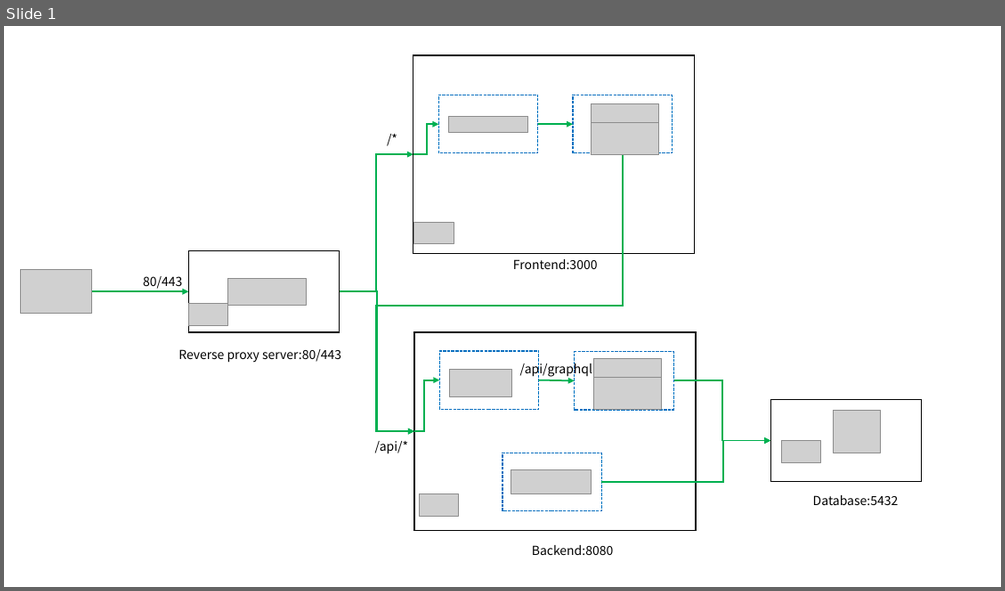
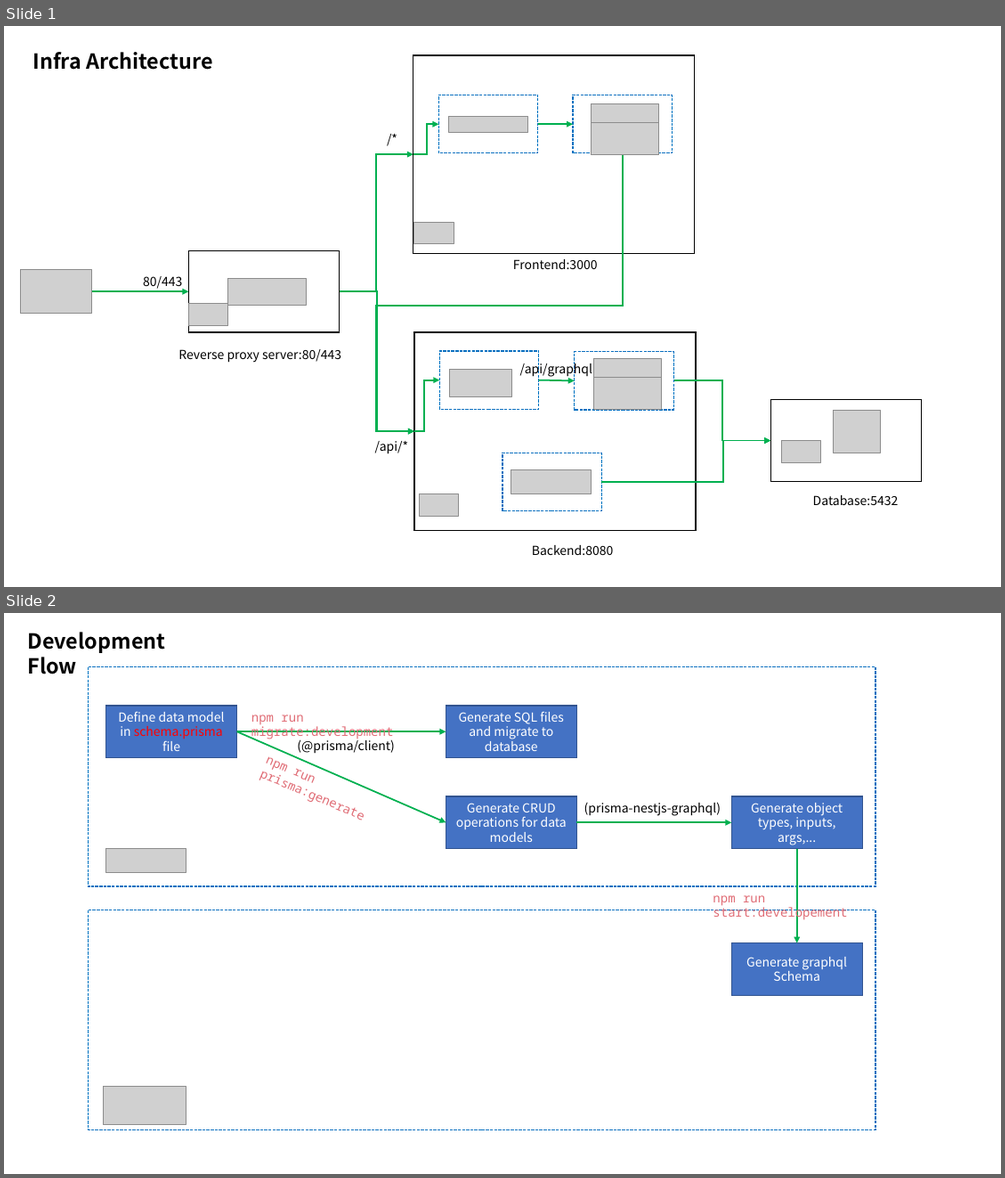
Before and after one commit to dukinfotech/nestjs-nextjs, a slide deck: docs/infra_architecture.pptx. Shown one above the other, each under a label of ours: slide 1 before the commit, slides 1 and 2 after it. The pictures are 1005x591 and 1005x1178 pixels, drawn with LibreOffice and Linux fonts; fonts in the diff are those of the drawing; grey boxes stand for pictures. Boxes give left, top, right and bottom in pixels: in the first picture for what was removed or moved away, otherwise in the second. Text is boxed around its words. In the diff, an @@ line names an element or a change of style, - is before the commit and + after.

Commit message:
generate models automatically

```diff
--- a/docs/infra_architecture.pptx
+++ b/docs/infra_architecture.pptx
@@ slide 2 added at (x1=4, y1=613, x2=1001, y2=1174), background #FFFFFF @@
@@ text added at (x1=28, y1=632, x2=166, y2=674), 20 pt, text #000000, bold @@
+Development Flow
@@ rectangle added at (x1=88, y1=666, x2=875, y2=887), outline #0070C0 1 pt dashed @@
@@ rectangle added at (x1=105, y1=706, x2=236, y2=758), fill #4472C4, outline #325491 1 pt, 12 pt, text #FFFFFF @@
+Define data model in schema.prisma file
@@ text added at (x1=251, y1=714, x2=393, y2=740), 12 pt, text #E06C75 @@
+npm run migrate:development
@@ rectangle added at (x1=446, y1=706, x2=577, y2=758), fill #4472C4, outline #325491 1 pt, 12 pt, text #FFFFFF @@
+Generate SQL files and migrate to database
@@ arrow added from (236, 732) to (446, 732), #00B050 1.5 pt @@
@@ arrow added from (236, 732) to (446, 822), #00B050 1.5 pt @@
@@ text added at (x1=297, y1=738, x2=394, y2=754), 12 pt, text #000000 @@
+(@prisma/client)
@@ text added at (x1=265, y1=752, x2=313, y2=785), 12 pt, text #E06C75 @@
+npm run prisma:generate
@@ rectangle added at (x1=446, y1=796, x2=577, y2=849), fill #4472C4, outline #325491 1 pt, 12 pt, text #FFFFFF @@
+Generate CRUD operations for data models
@@ rectangle added at (x1=732, y1=796, x2=863, y2=849), fill #4472C4, outline #325491 1 pt, 12 pt, text #FFFFFF @@
+Generate object types, inputs, args,...
@@ arrow added from (577, 822) to (732, 822), #00B050 1.5 pt @@
@@ text added at (x1=584, y1=802, x2=720, y2=816), 12 pt, text #000000 @@
+(prisma-nestjs-graphql)
@@ picture added at (x1=105, y1=849, x2=185, y2=873) @@
@@ arrow added from (797, 849) to (797, 943), #00B050 1.5 pt @@
@@ text added at (x1=712, y1=895, x2=847, y2=921), 12 pt, text #E06C75 @@
+npm run start:developement
@@ rectangle added at (x1=88, y1=910, x2=875, y2=1130), outline #0070C0 1 pt dashed @@
@@ rectangle added at (x1=732, y1=943, x2=863, y2=995), fill #4472C4, outline #325491 1 pt, 12 pt, text #FFFFFF @@
+Generate graphql Schema
@@ picture added at (x1=103, y1=1086, x2=185, y2=1125) @@
@@ slide 1 changed as well @@
@@ text added at (x1=32, y1=52, x2=212, y2=70), 20 pt, text #000000, bold @@
+Infra Architecture
```
Also in this commit, not shown: 9 other files.
